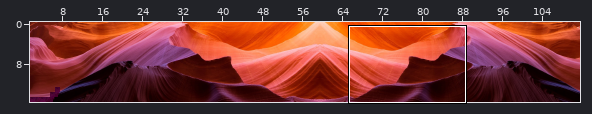
An edit to a level. Tiled map (JSON), Game/levels/LevelTwoMap.json. The picture above shows the old version from afar; the outline marks the close-up.
Close-up. Before:
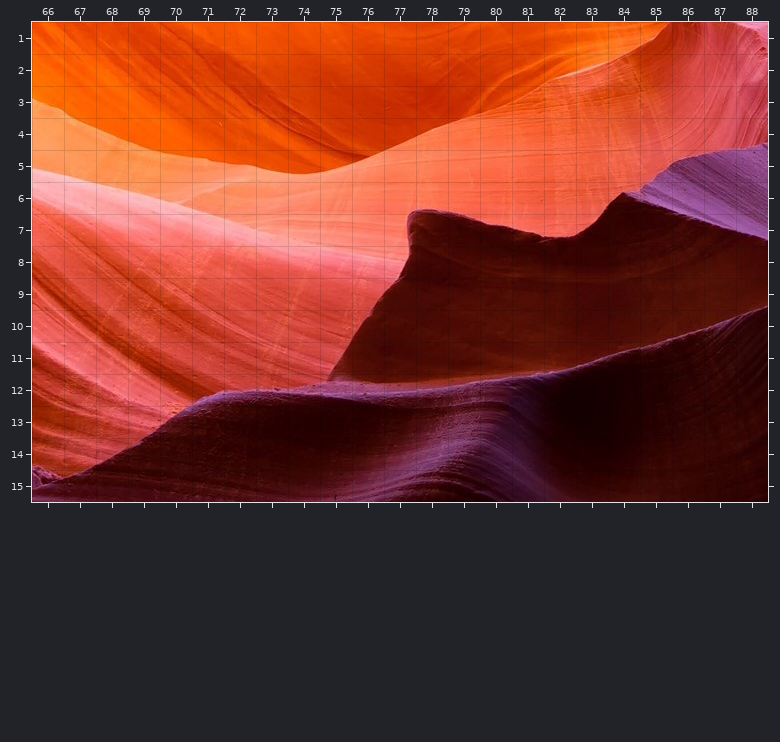
Cells are 32x32 px. Shown: x 66..88, y 1..15. The commit also changed other parts of the map, which this record leaves out.
Once edited:
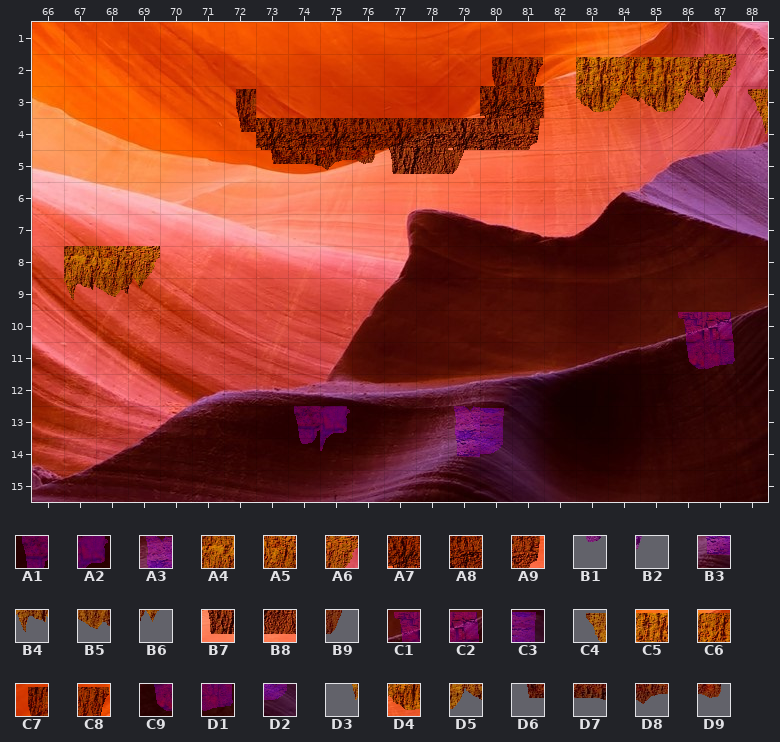
Key: from "platforms": A1 28, A2 31, A3 40, A4 57, A5 58, A6 59, A7 61, A8 62, A9 63, B1 96, B2 99, B3 108, B4 125, B5 126, B6 127, B7 129, B8 130, B9 131, C1 164, C2 167, C3 179, C4 192, C5 193, C6 194, C7 196, C8 199, C9 232, D1 235, D2 247, D3 260, D4 261, D5 262, D6 264, D7 265, D8 266, D9 267.
__ is an empty cell.
See-through tiles are keyed as they look on the map.
From old to new:
Layer "LevelTwo - platforms":
y 2: x 80..81 __ __ -> C7 C8; x 83..87 __ __ __ __ __ -> C5 C6 C5 C6 A6
y 3: x 72 __ -> C7; x 80..81 __ __ -> A7 A8; x 83..88 __ __ __ __ __ __ -> D4 D5 D4 D5 B6 C4
y 4: x 72..81 __ __ __ __ __ __ __ __ __ __ -> D6 A7 A8 A7 A8 A7 A8 A7 A8 A9; x 88 __ -> D3
y 5: x 73..79 __ __ __ __ __ __ __ -> D6 D7 D8 D9 B7 B8 B9
y 8: x 67..69 __ __ __ -> A4 A5 A6
y 9: x 67..69 __ __ __ -> B4 B5 B6
y 10: x 86..87 __ __ -> C1 C2
y 11: x 86..87 __ __ -> C9 D1
y 13: x 74..75 __ __ -> A1 A2; x 79..80 __ __ -> A3 C3
y 14: x 74..75 __ __ -> B1 B2; x 79..80 __ __ -> B3 D2
Pixel boxes of the changes (left, top, right, bottom) in both close-ups:
added: (236, 57, 544, 174)
added: (576, 54, 768, 134)
added: (64, 246, 160, 300)
added: (678, 312, 735, 369)
added: (294, 406, 350, 451)
added: (454, 406, 504, 457)
